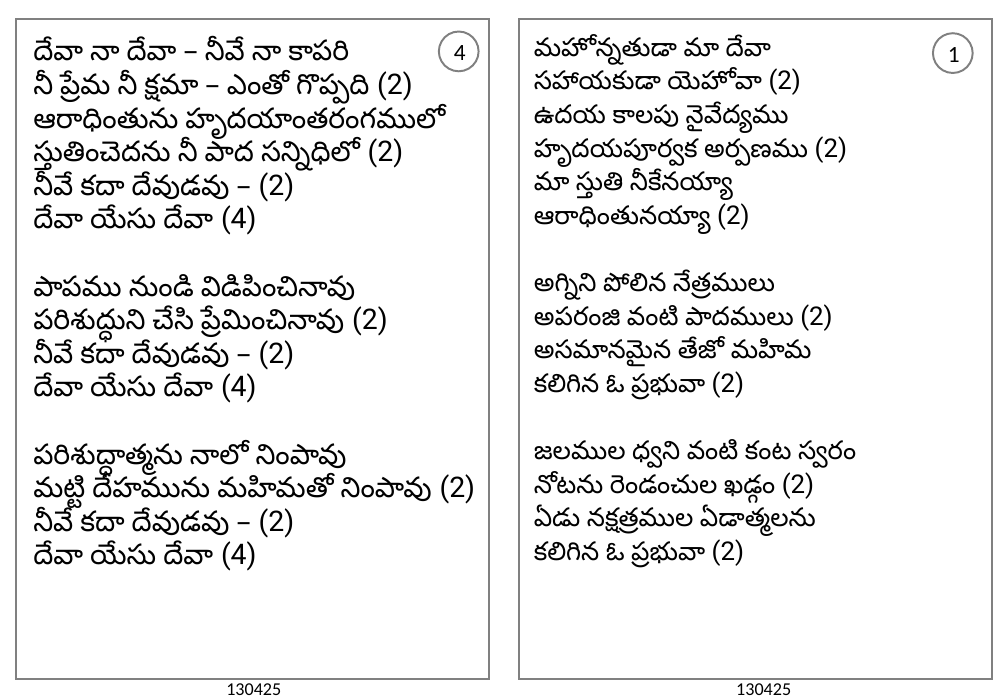
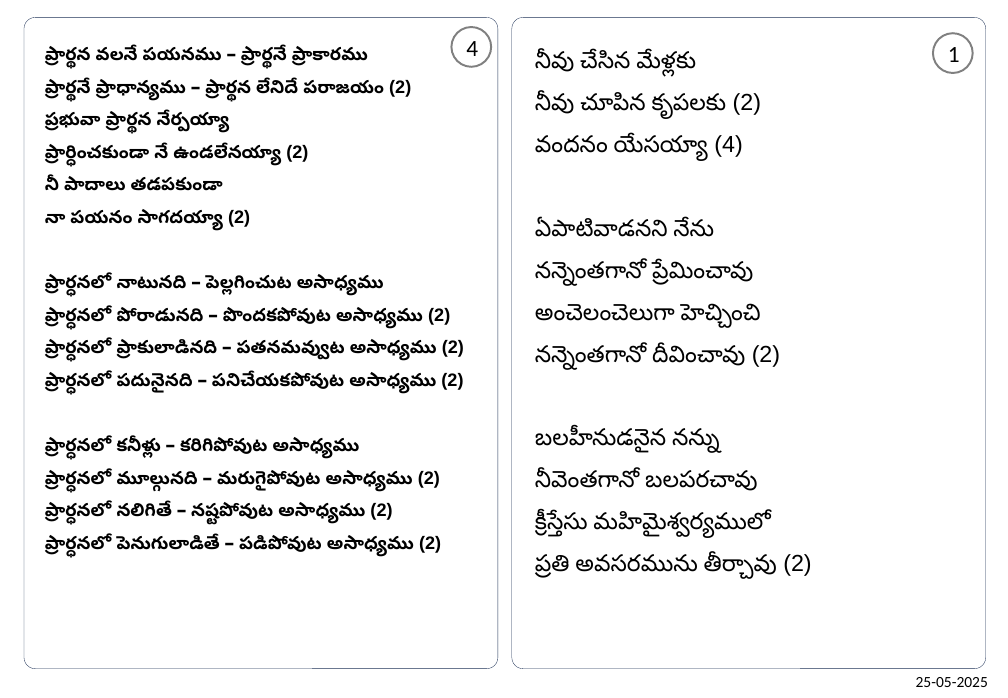
Before and after one commit to venu-webdev/songsDb, a slide deck: slide 1 of songsTemplate.pptx. Drawn at 1008x698 pixels with LibreOffice and Linux fonts; fonts in the diff are those of the drawing. Boxes give left, top, right and bottom in pixels: in the first picture for what was removed or moved away, otherwise in the second. Text is boxed around its words. In the diff, an @@ line names an element or a change of style, - is before the commit and + after.

```diff
--- a/songsTemplate.pptx
+++ b/songsTemplate.pptx
@@ rectangle removed at (17, 19, 490, 679) @@
@@ rounded rectangle added at (24, 18, 498, 669), outline #1E3256 0.25 pt @@
@@ ellipse "4": place and size @@
-ellipse "4" at (439, 32, 479, 72)
+ellipse "4" at (451, 27, 491, 67)
@@ rounded rectangle added at (512, 18, 986, 669), outline #1E3256 0.25 pt @@
@@ rectangle removed at (519, 19, 992, 679) @@
@@ text removed at (33, 39, 476, 571) @@
-దేవా నా దేవా – నీవే నా కాపరి
-నీ ప్రేమ నీ క్షమా – ఎంతో గొప్పది (2)
-ఆరాధింతును హృదయాంతరంగములో
-స్తుతించెదను నీ పాద సన్నిధిలో (2)
-నీవే కదా దేవుడవు – (2)
-దేవా యేసు దేవా (4)
-పాపము నుండి విడిపించినావు
-పరిశుద్ధుని చేసి ప్రేమించినావు (2)
-నీవే కదా దేవుడవు – (2)
-దేవా యేసు దేవా (4)
-పరిశుద్ధాత్మను నాలో నింపావు
-మట్టి దేహమును మహిమతో నింపావు (2)
-నీవే కదా దేవుడవు – (2)
-దేవా యేసు దేవా (4)
@@ text added at (45, 47, 464, 557), 14 pt, text #000000, bold @@
+ప్రార్థన వలనే పయనము – ప్రార్థనే ప్రాకారము
+ప్రార్థనే ప్రాధాన్యము – ప్రార్థన లేనిదే పరాజయం (2)
+ప్రభువా ప్రార్థన నేర్పయ్యా
+ప్రార్ధించకుండా నే ఉండలేనయ్యా (2)
+నీ పాదాలు తడపకుండా
+నా పయనం సాగదయ్యా (2)
+ప్రార్ధనలో నాటునది – పెల్లగించుట అసాధ్యము
+ప్రార్ధనలో పోరాడునది – పొందకపోవుట అసాధ్యము (2)
+ప్రార్ధనలో ప్రాకులాడినది – పతనమవ్వుట అసాధ్యము (2)
+ప్రార్ధనలో పదునైనది – పనిచేయకపోవుట అసాధ్యము (2)
+ప్రార్ధనలో కనీళ్లు – కరిగిపోవుట అసాధ్యము
+ప్రార్ధనలో మూల్గునది – మరుగైపోవుట అసాధ్యము (2)
+ప్రార్ధనలో నలిగితే – నష్టపోవుట అసాధ్యము (2)
+ప్రార్ధనలో పెనుగులాడితే – పడిపోవుట అసాధ్యము (2)
@@ text at (535, 52, 811, 579): text changed; size 20 to 18 pt; font Roboto to Arial @@
-మహోన్నతుడా మా దేవా
-సహాయకుడా యెహోవా (2)
-ఉదయ కాలపు నైవేద్యము
-హృదయపూర్వక అర్పణము (2)
-మా స్తుతి నీకేనయ్యా
-ఆరాధింతునయ్యా (2)
-అగ్నిని పోలిన నేత్రములు
-అపరంజి వంటి పాదములు (2)
-అసమానమైన తేజో మహిమ
-కలిగిన ఓ ప్రభువా (2)
-జలముల ధ్వని వంటి కంట స్వరం
-నోటను రెండంచుల ఖడ్గం (2)
-ఏడు నక్షత్రముల ఏడాత్మలను
-కలిగిన ఓ ప్రభువా (2)
+నీవు చేసిన మేళ్లకు
+నీవు చూపిన కృపలకు (2)
+వందనం యేసయ్యా (4)
+ఏపాటివాడనని నేను
+నన్నెంతగానో ప్రేమించావు
+అంచెలంచెలుగా హెచ్చించి
+నన్నెంతగానో దీవించావు (2)
+బలహీనుడనైన నన్ను
+నీవెంతగానో బలపరచావు
+క్రీస్తేసు మహిమైశ్వర్యములో
+ప్రతి అవసరమును తీర్చావు (2)
@@ text removed at (226, 683, 281, 695) @@
-130425
@@ text removed at (736, 683, 791, 695) @@
-130425
@@ text added at (916, 677, 988, 687), 12 pt, text #000000 @@
+25-05-2025
```
Also in this commit, not shown: 1 other slide changed, 7 other files.
